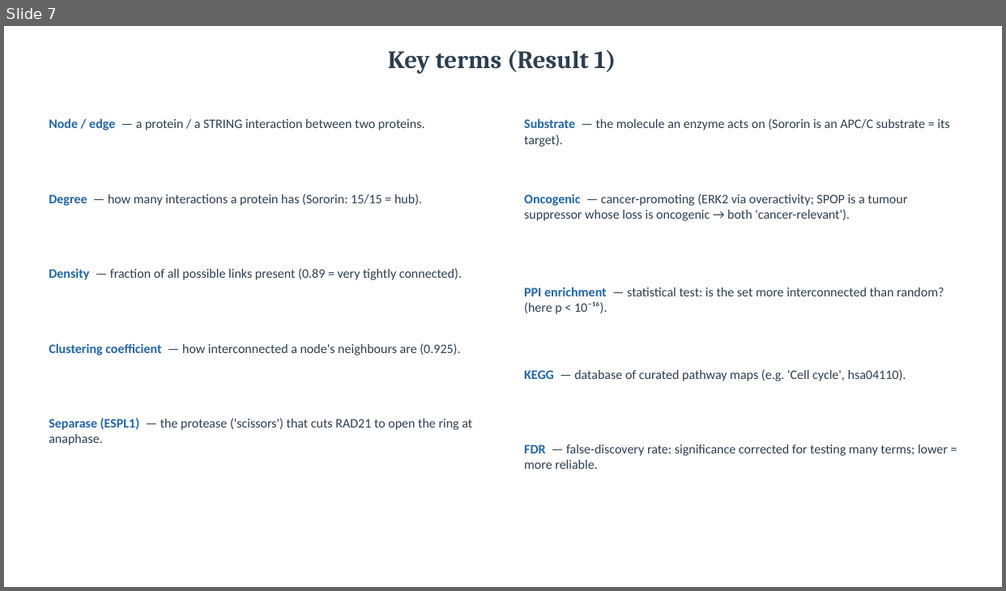
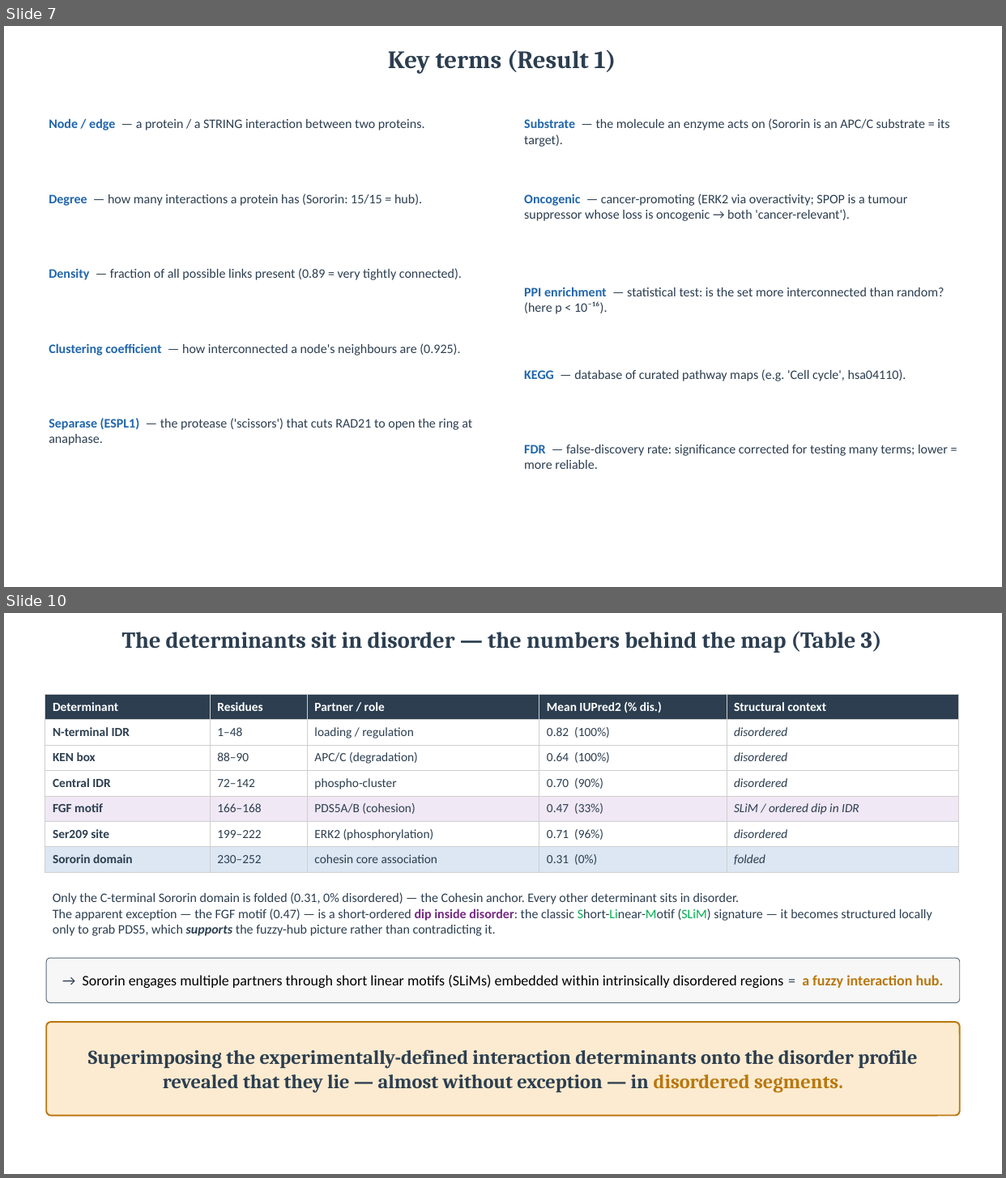
Before and after one commit to amirh0ss3in/Sororin_project, a slide deck: Sororin_mechanism_flowchart.pptx. Shown one above the other, each under a label of ours: slide 7 before the commit, slides 7 and 10 after it; the slides between them are not shown. The pictures are 1006x591 and 1006x1178 pixels, drawn with LibreOffice and Linux fonts; fonts in the diff are those of the drawing. Boxes give left, top, right and bottom in pixels: in the first picture for what was removed or moved away, otherwise in the second. Text is boxed around its words. In the diff, an @@ line names an element or a change of style, - is before the commit and + after.

```diff
--- a/Sororin_mechanism_flowchart.pptx
+++ b/Sororin_mechanism_flowchart.pptx
@@ slide 10 added at (4, 613, 1002, 1174), background #FFFFFF @@
@@ text added at (122, 631, 882, 653), 22 pt, text #2C3E50, bold @@
+The determinants sit in disorder — the numbers behind the map (Table 3)
@@ table added at (45, 694, 958, 872), 7 rows, 5 columns @@
+Determinant | Residues | Partner / role | Mean IUPred2 (% dis.) | Structural context
+N-terminal IDR | 1–48 | loading / regulation | 0.82 (100%) | disordered
+KEN box | 88–90 | APC/C (degradation) | 0.64 (100%) | disordered
+Central IDR | 72–142 | phospho-cluster | 0.70 (90%) | disordered
+FGF motif | 166–168 | PDS5A/B (cohesion) | 0.47 (33%) | SLiM / ordered dip in IDR
+Ser209 site | 199–222 | ERK2 (phosphorylation) | 0.71 (96%) | disordered
+Sororin domain | 230–252 | cohesin core association | 0.31 (0%) | folded
@@ text added at (53, 892, 932, 936), 12.5 pt, text #2C3E50 @@
+Only the C-terminal Sororin domain is folded (0.31, 0% disordered) — the Cohesin anchor. Every other determinant sits in disorder.
+The apparent exception — the FGF motif (0.47) — is a short-ordered dip inside disorder: the classic Short-Linear-Motif (SLiM) signature — it becomes structured locally only to grab PDS5, which supports the fuzzy-hub picture rather than contradicting it.
@@ rounded rectangle added at (47, 958, 960, 1003), fill #F7F7F7, outline #5A6B7B 0.75 pt, 14 pt, text #000000 @@
+→ Sororin engages multiple partners through short linear motifs (SLiMs) embedded within intrinsically disordered regions = a fuzzy interaction hub.
@@ rounded rectangle added at (47, 1023, 960, 1116), fill #FCEBD0, outline #B9770E 1.5 pt, 19 pt, text #2C3E50, bold @@
+Superimposing the experimentally-defined interaction determinants onto the disorder profile revealed that they lie — almost without exception — in disordered segments.
```
Also in this commit, not shown: 1 slide changed, 1 other slide added, 5 other files.
